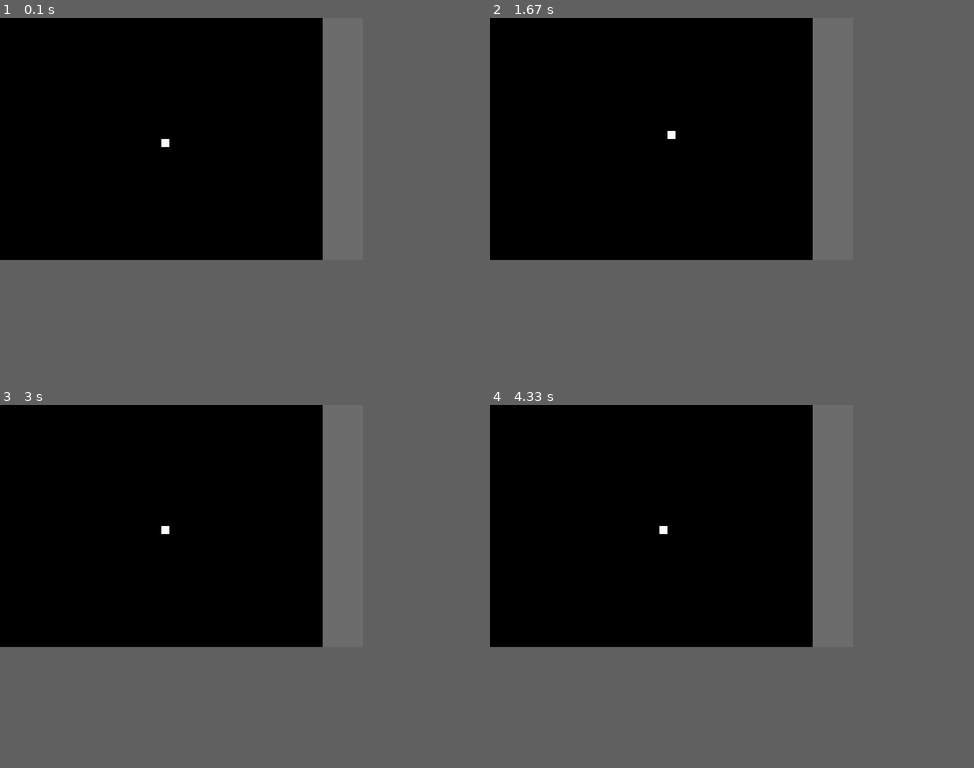
Above: before the commit, frames 1-4 (two rows, left to right).
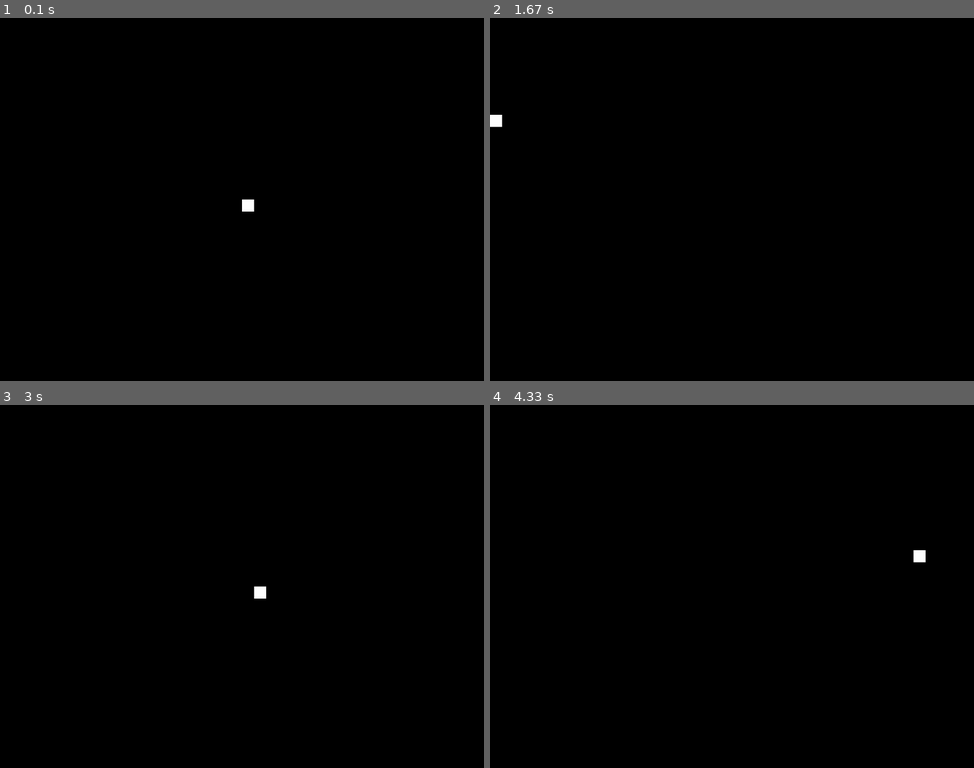
Above: after the commit, the same moments.

Repository: Gostich/pysnake
Game: pygame game, started from app/run.py
Two runs of this game, one before a commit and one after it. Both use one fixed random seed, a clock stepped at 60 frames per second and the inputs below.
Inputs:
- Up to frame 1 (0.1 s): no input
- Up to frame 2 (1.67 s): hold Right 0.33-0.8 s; hold Up 0.83-1.13 s; hold Right 1.17-1.63 s
- Up to frame 3 (3 s): hold Left 1.67-2.2 s; hold Down 2.23-2.53 s; hold Left 2.57-2.97 s
- Up to frame 4 (4.33 s): hold Up 3-3.37 s; hold Right 3.4-4.03 s; hold Down from 4.07 s (still down)
In our replay, the window is 675x450 before the commit and 900x675 after it. These sizes can differ from the game's own. Grey fills any space a smaller window leaves; there, only what the larger window draws over its background counts as a difference.

The runs differ from the first frame. In frame 1, 5.7% of the frame differs, in the area x 33-75%, y 0-67%; in frame 2, 5.7%; in frame 3, 5.7%; in frame 4, 5.7%.

Commit message:
never stop moving

Diff:
--- a/app/run.py
+++ b/app/run.py
@@ -3,26 +3,39 @@
 from pysnake.game import Cell, Game
 from pysnake.display.pygame import PygameDisplay
 
+MOVE_KEYS = [
+    pygame.K_LEFT,
+    pygame.K_RIGHT,
+    pygame.K_UP,
+    pygame.K_DOWN
+]
+
 game = Game(40, 30)
-display = PygameDisplay(900, 600, game)
+display = PygameDisplay(1200, 900, game)
 
 clock = pygame.time.Clock()
+last_key = None
 game_over = False
 while not game_over:
     for event in pygame.event.get():
         if event.type == pygame.QUIT:
             game_over = True
         if event.type == pygame.KEYDOWN:
-            if event.key == pygame.K_LEFT:
-                game.snake.step_left()
-            elif event.key == pygame.K_RIGHT:
-                game.snake.step_right()
-            elif event.key == pygame.K_UP:
-                game.snake.step_up()
-            elif event.key == pygame.K_DOWN:
-                game.snake.step_down()
-        game.refresh_board()
-        display()
-    clock.tick(30)
+            if event.key in MOVE_KEYS:
+                last_key = event.key
+
+    if last_key:
+        if last_key == pygame.K_LEFT:
+            game.snake.step_left()
+        elif last_key == pygame.K_RIGHT:
+            game.snake.step_right()
+        elif last_key == pygame.K_UP:
+            game.snake.step_up()
+        elif last_key == pygame.K_DOWN:
+            game.snake.step_down()
+
+    game.refresh_board()
+    display()
+    clock.tick(20)
 
 pygame.quit()
